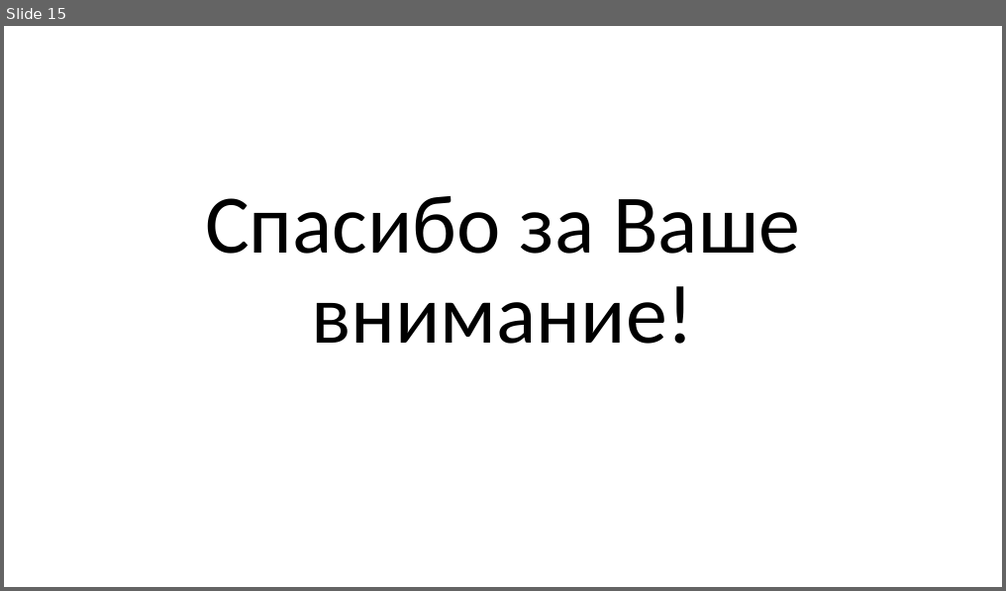
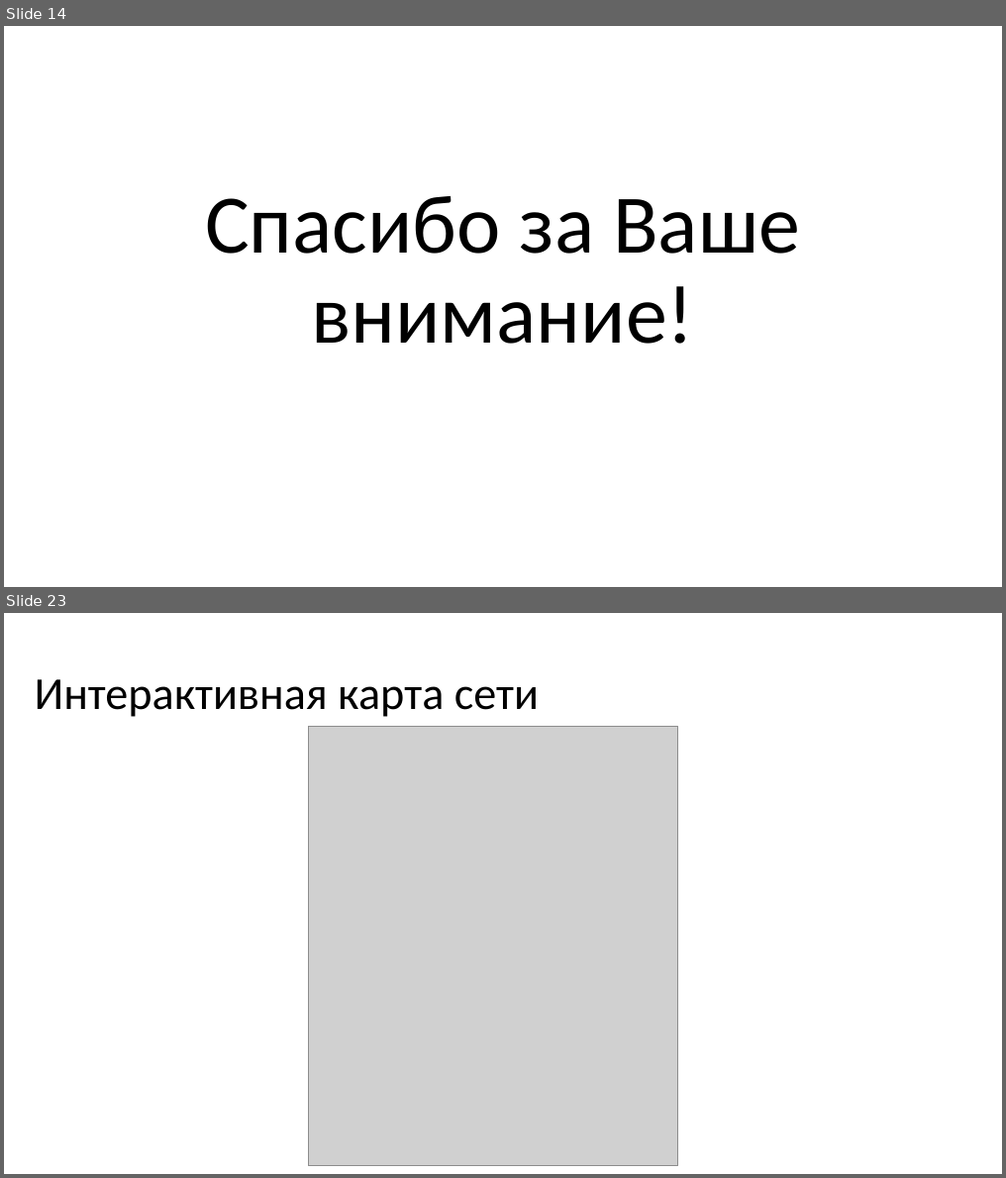
Before and after one commit to RanFog/VKR, a slide deck: Презентация к защите.pptx. Shown one above the other, each under a label of ours: slide 15 before the commit, slides 14 and 23 after it; the slides between them are not shown. The pictures are 1006x591 and 1006x1178 pixels, drawn with LibreOffice and Linux fonts; fonts in the diff are those of the drawing; grey boxes stand for pictures. Boxes give left, top, right and bottom in pixels: in the first picture for what was removed or moved away, otherwise in the second. Text is boxed around its words. In the diff, an @@ line names an element or a change of style, - is before the commit and + after.

```diff
--- a/Презентация к защите.pptx
+++ b/Презентация к защите.pptx
@@ slide 23 added at [4, 613, 1002, 1174], background #FFFFFF @@
@@ title added at [35, 679, 539, 717], 44 pt, text #000000 @@
+Интерактивная карта сети
@@ picture added at [308, 726, 678, 1165] @@
@@ what was slide 15 is now slide 14 @@
```
Also in this commit, not shown: 1 slide changed, 8 other slides added, 2 slides removed, 10 other files.
